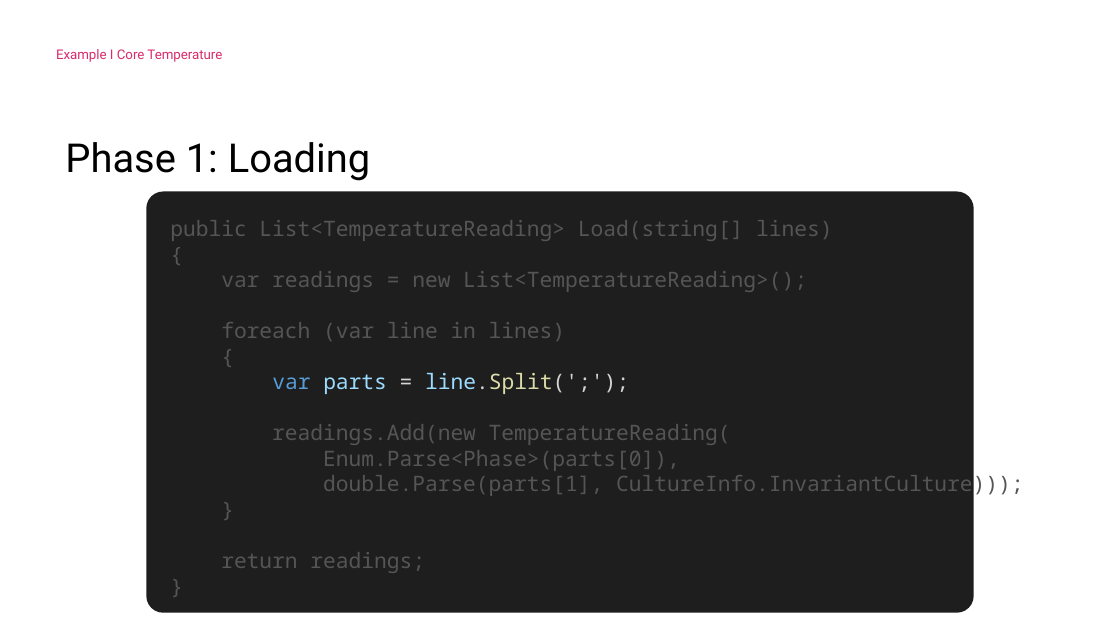
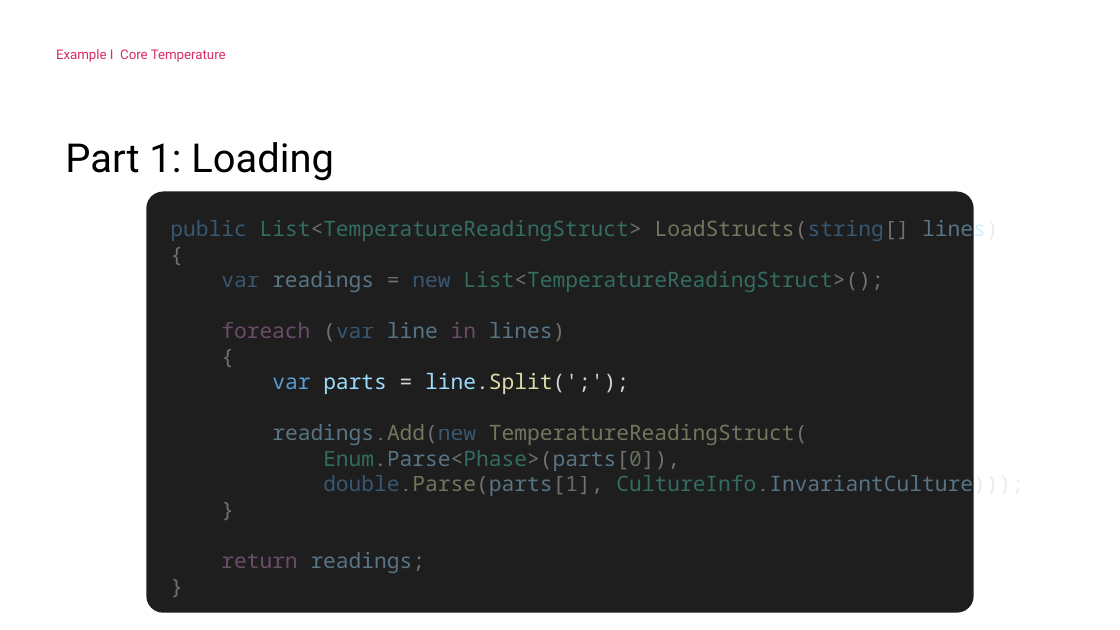
Before and after one commit to ILikeSahne/PerformanceOptimizationsInCSharp, a slide deck: slide 116 of Powerpoint.pptx (slide 114 before the commit). Drawn at 1120x630 pixels with LibreOffice and Linux fonts; fonts in the diff are those of the drawing; background and template pictures are left out. Boxes give left, top, right and bottom in pixels: in the first picture for what was removed or moved away, otherwise in the second. Text is boxed around its words. In the diff, an @@ line names an element or a change of style, - is before the commit and + after.

```diff
--- a/Powerpoint.pptx
+++ b/Powerpoint.pptx
@@ title "Example I Core Temperature" rewrapped from (x1=56, y1=49, x2=222, y2=62) to (x1=56, y1=49, x2=226, y2=62) @@
@@ text at (x1=65, y1=142, x2=333, y2=181): text changed @@
-Phase 1: Loading
+Part 1: Loading
@@ text in rounded rectangle at (x1=170, y1=216, x2=998, y2=243): text changed; text colour #555555 to #4EC9B0 at 45% opacity @@
-public List<TemperatureReading> Load(string[] lines)
+public List<TemperatureReadingStruct> LoadStructs(string[] lines)
@@ text in rounded rectangle at (x1=221, y1=271, x2=884, y2=292): text changed; text colour #555555 to #4EC9B0 at 45% opacity @@
-var readings = new List<TemperatureReading>();
+var readings = new List<TemperatureReadingStruct>();
@@ text in rounded rectangle at (x1=221, y1=322, x2=1024, y2=573): text colour #555555 to #D4D4D4 at 45% opacity in "{", "(var lines)", "{", "Enum.Parse<Phase>(parts[0])," and 4 more places; text colour #555555 to #C586C0 at 45% opacity in "foreach in", "return"; text colour #555555 to #569CD6 at 45% opacity in "(var", "double.Parse(parts[1],"; text colour #555555 to #9CDCFE at 45% opacity in "line lines)", "Enum.Parse<Phase>(parts[0]),", "double.Parse(parts[1], CultureInfo.InvariantCulture)));", "readings;"; text colour #555555 to #4EC9B0 at 45% opacity in "Enum.Parse<Phase>(parts[0]),", "CultureInfo.InvariantCulture)));"; text colour #555555 to #B5CEA8 at 45% opacity in "Enum.Parse<Phase>(parts[0]),", "double.Parse(parts[1],"; text colour #555555 to #DCDCAA at 45% opacity in "double.Parse(parts[1]," @@
@@ text in rounded rectangle at (x1=272, y1=424, x2=808, y2=445): text changed; text colour #555555 to #DCDCAA at 45% opacity @@
-readings.Add(new TemperatureReading(
+readings.Add(new TemperatureReadingStruct(
```
Also in this commit, not shown: 95 other slides changed, 7 slides added, 1 slide removed, 10 other files.
